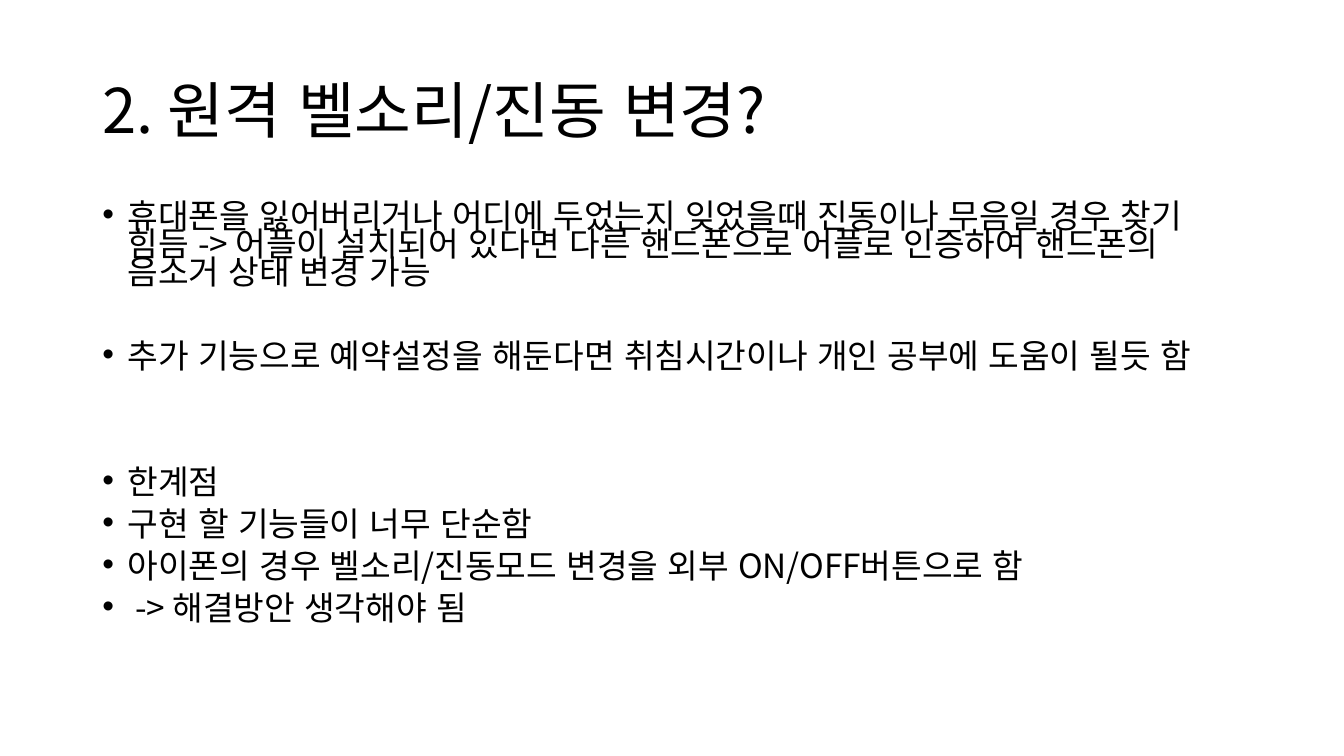
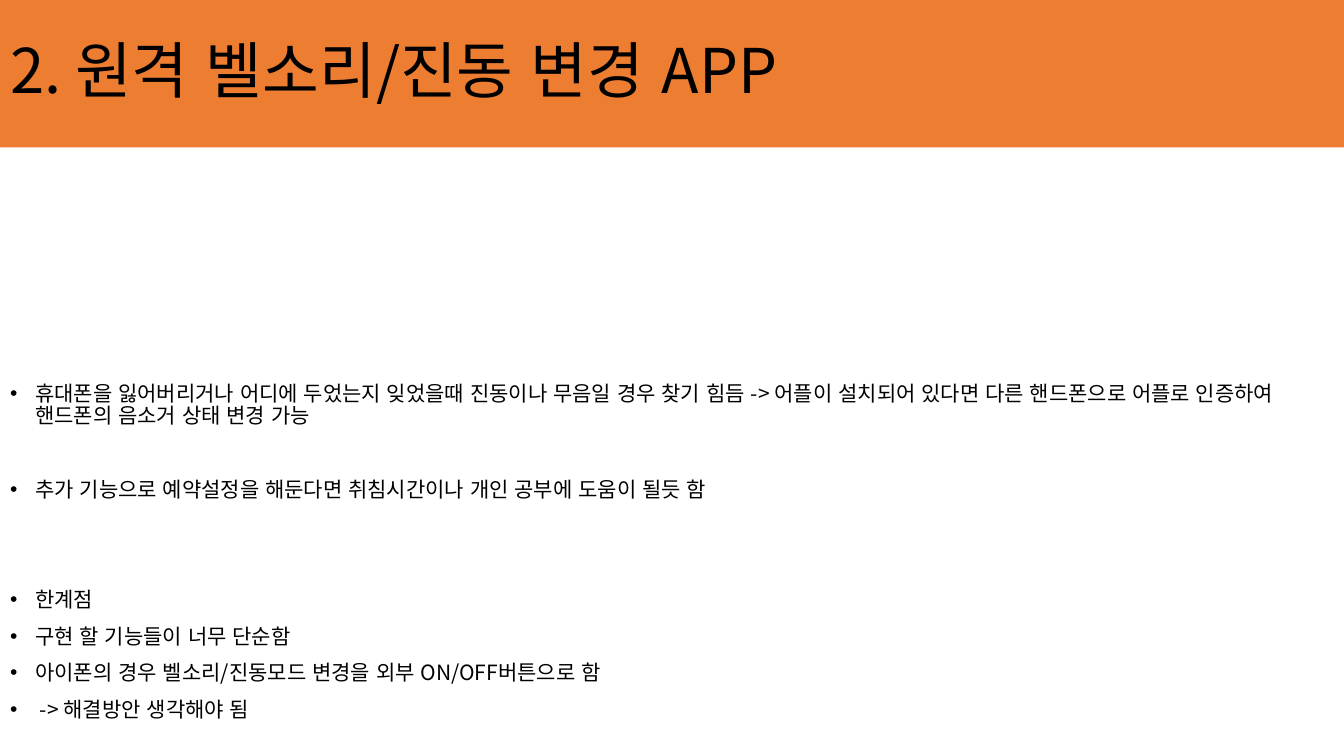
Before and after one commit to ChaeSung-Lee/DJ_InternShip, a slide deck: slide 6 of 2021_Summer/jp.hong/Project_BnC_jph.pptx. Drawn at 1344x756 pixels with LibreOffice and Linux fonts; fonts in the diff are those of the drawing. Boxes give left, top, right and bottom in pixels: in the first picture for what was removed or moved away, otherwise in the second. Text is boxed around its words. In the diff, an @@ line names an element or a change of style, - is before the commit and + after.

```diff
--- a/2021_Summer/jp.hong/Project_BnC_jph.pptx
+++ b/2021_Summer/jp.hong/Project_BnC_jph.pptx
@@ rectangle added at (x1=0, y1=0, x2=1344, y2=147), fill #ED7D31 @@
@@ title at (x1=10, y1=42, x2=777, y2=104): text changed @@
-2. 원격 벨소리/진동 변경?
+2. 원격 벨소리/진동 변경 APP
@@ text "휴대폰을 잃어버리거나 어디에 두었는지 잊었을때 ..." moved from (x1=128, y1=200, x2=1191, y2=623) to (x1=35, y1=383, x2=1273, y2=719) @@
@@ text "휴대폰을 잃어버리거나 어디에 두었는지 잊었을때 ..." at (x1=35, y1=383, x2=1273, y2=719): size 23.8 to 15 pt; line spacing 0.7 to 0.9 @@
```
Also in this commit, not shown: 4 other slides changed, 2 slides added, 1 slide removed, 3 other files.
